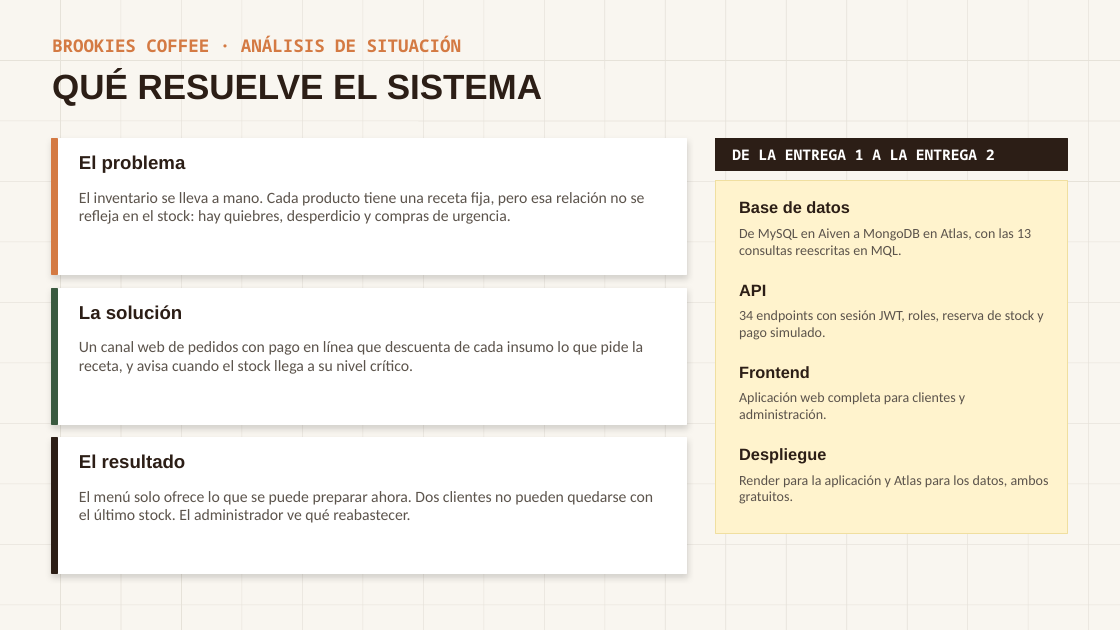
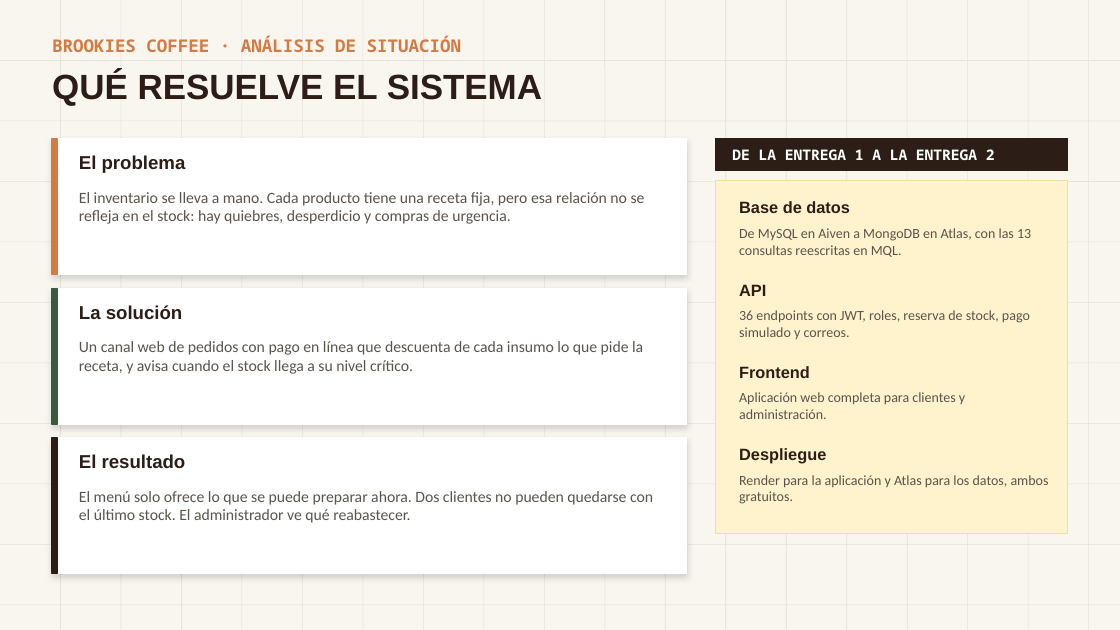
Before and after one commit to Pagina-Brookies/Pagina_Brookies, a slide deck: slide 2 of docs/Grupo20-BrookiesCoffee-Presentacion-Entrega2.pptx. Drawn at 1120x630 pixels with LibreOffice and Linux fonts; fonts in the diff are those of the drawing. Boxes give left, top, right and bottom in pixels: in the first picture for what was removed or moved away, otherwise in the second. Text is boxed around its words. In the diff, an @@ line names an element or a change of style, - is before the commit and + after.

```diff
--- a/docs/Grupo20-BrookiesCoffee-Presentacion-Entrega2.pptx
+++ b/docs/Grupo20-BrookiesCoffee-Presentacion-Entrega2.pptx
@@ text at <box>739,310,1030,339</box>: text changed @@
-34 endpoints con sesión JWT, roles, reserva de stock y pago simulado.
+36 endpoints con JWT, roles, reserva de stock, pago simulado y correos.
```
Also in this commit, not shown: 5 other slides changed, 1 slide added, 1 other file.
